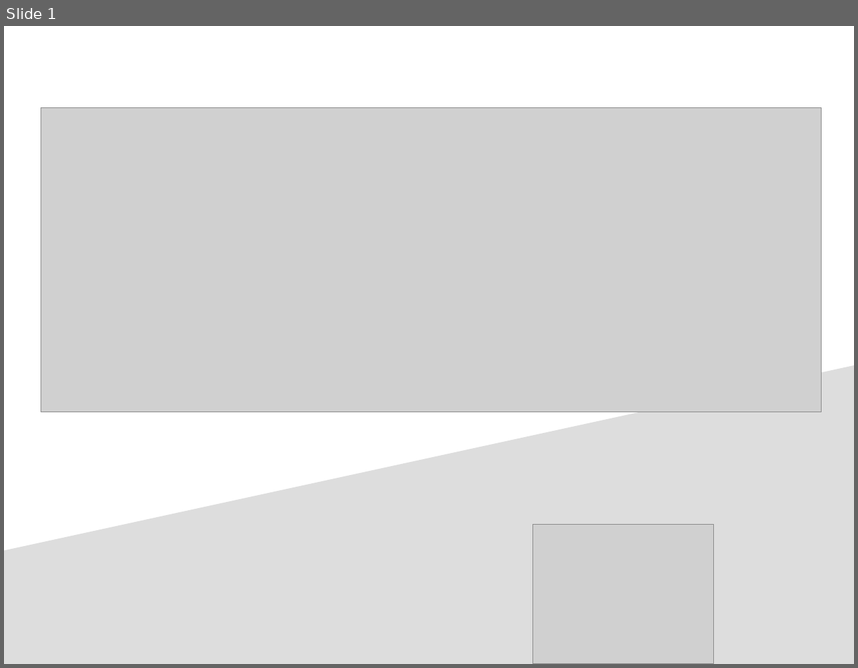
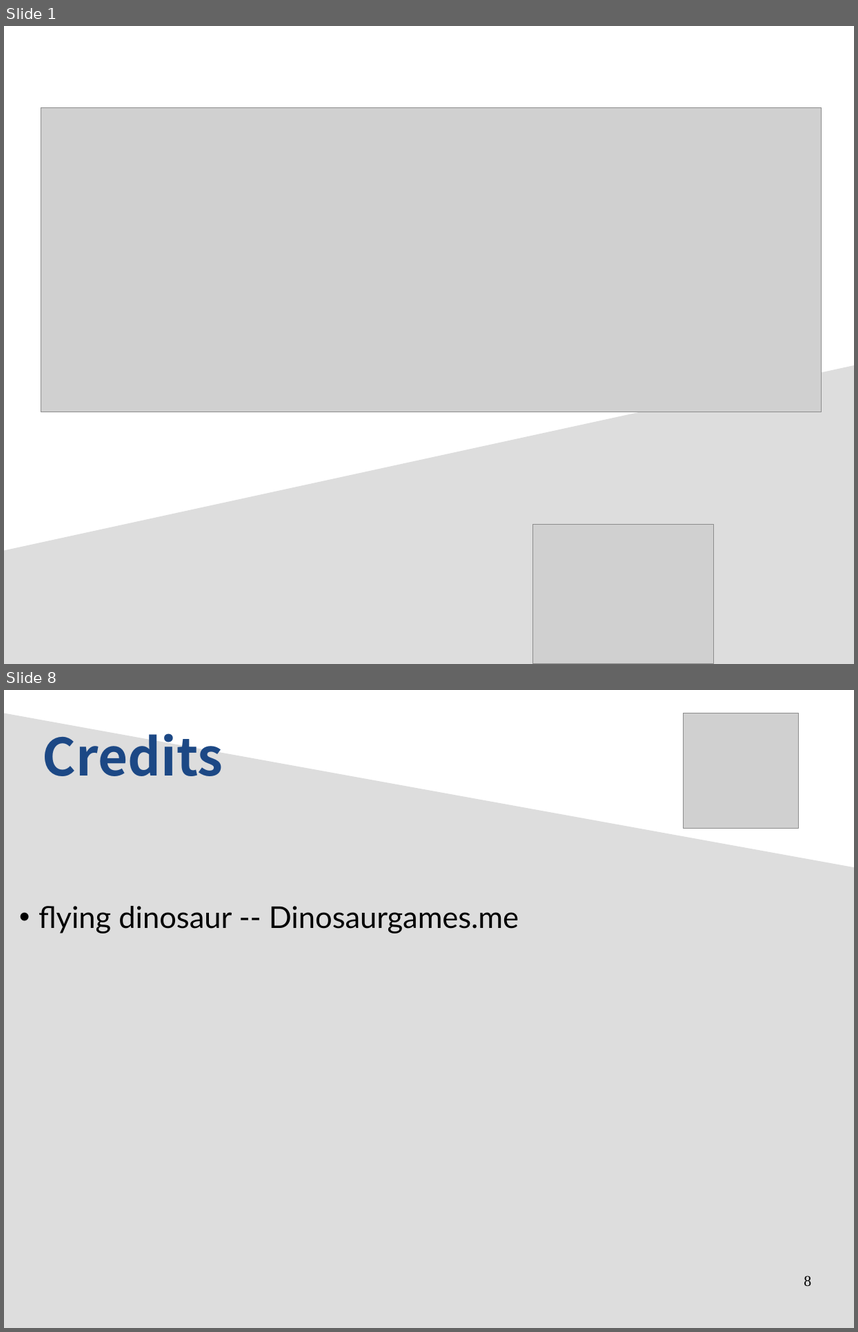
Before and after one commit to Cybernetic1/2020, a slide deck: General_Intelligence_biz-plan.odp. Shown one above the other, each under a label of ours: slide 1 before the commit, slides 1 and 8 after it; the slides between them are not shown. The pictures are 858x668 and 858x1332 pixels, drawn with LibreOffice and Linux fonts; fonts in the diff are those of the drawing; grey boxes stand for pictures. Boxes give left, top, right and bottom in pixels: in the first picture for what was removed or moved away, otherwise in the second. Text is boxed around its words. In the diff, an @@ line names an element or a change of style, - is before the commit and + after.

```diff
--- a/General_Intelligence_biz-plan.odp
+++ b/General_Intelligence_biz-plan.odp
@@ slide 8 added at [4, 690, 854, 1328], background #FFFFFF @@
@@ freeform shape added at [4, 713, 854, 1328], fill #DDDDDD @@
@@ picture added at [684, 713, 799, 828] @@
@@ text added at [43, 733, 223, 776], 48 pt, text #1C4885, bold @@
+Credits
@@ text added at [38, 906, 519, 934], 28 pt, text #000000 @@
+• flying dinosaur -- Dinosaurgames.me
@@ page number added at [804, 1276, 811, 1287], 14 pt, text #000000 @@
+8
```
Also in this commit, not shown: 2 slides changed, 5 other slides added, 1 slide removed, 5 other files.
